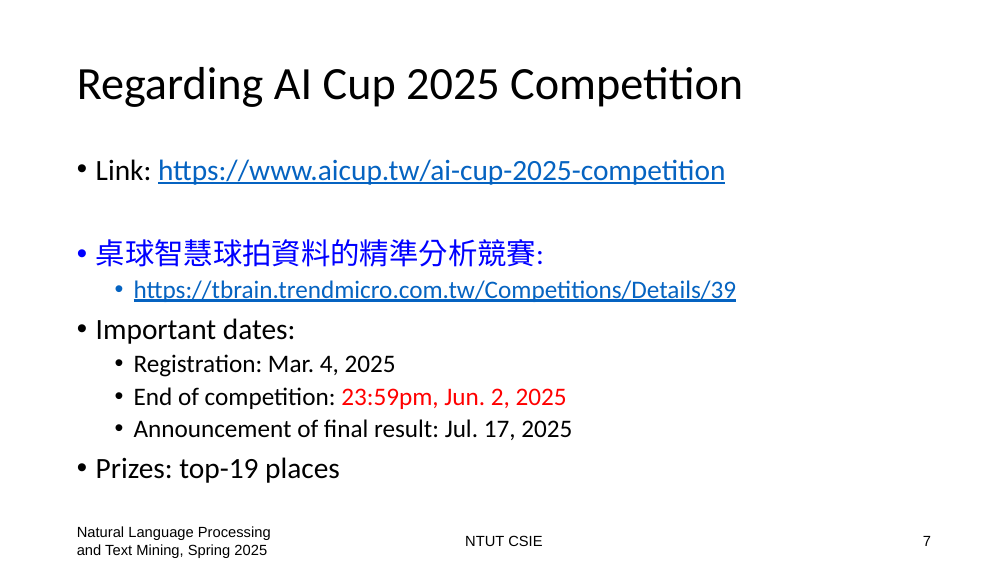
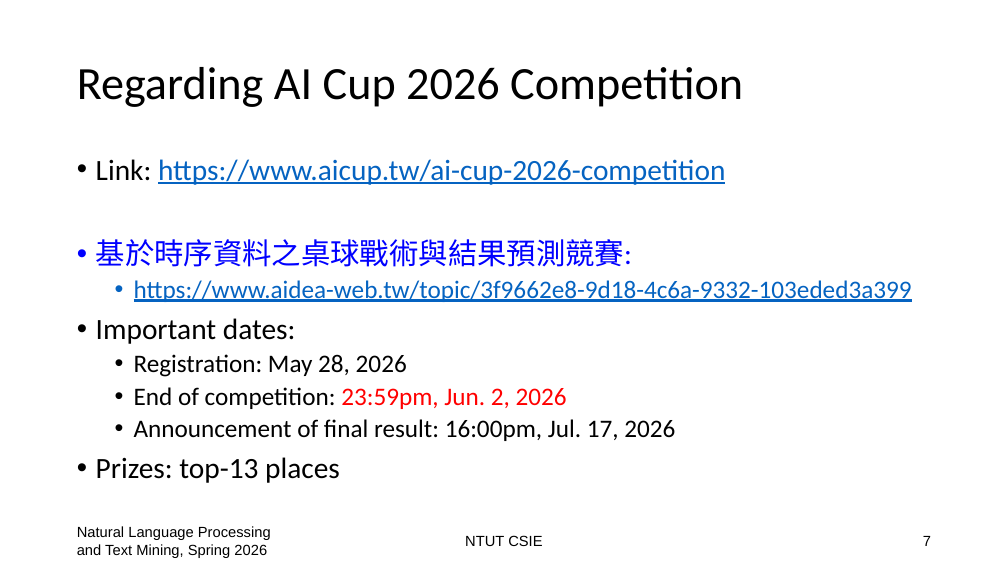
Before and after one commit to chriswjh/chriswjh.github.io, a slide deck: slide 7 of NLP_TM/proposal.pptx. Drawn at 1008x567 pixels with LibreOffice and Linux fonts; fonts in the diff are those of the drawing. Boxes give left, top, right and bottom in pixels: in the first picture for what was removed or moved away, otherwise in the second. Text is boxed around its words. In the diff, an @@ line names an element or a change of style, - is before the commit and + after.

```diff
--- a/NLP_TM/proposal.pptx
+++ b/NLP_TM/proposal.pptx
@@ title at (77,67,743,107): text changed @@
-Regarding AI Cup 2025 Competition
+Regarding AI Cup 2026 Competition
@@ text at (96,159,912,302): text changed @@
-• Link: https://www.aicup.tw/ai-cup-2025-competition
-• 桌球智慧球拍資料的精準分析競賽:
-  • https://tbrain.trendmicro.com.tw/Competitions/Details/39
+• Link: https://www.aicup.tw/ai-cup-2026-competition
+• 基於時序資料之桌球戰術與結果預測競賽:
+  • https://www.aidea-web.tw/topic/3f9662e8-9d18-4c6a-9332-103eded3a399
@@ text at (96,354,675,483): text changed @@
-  • Registration: Mar. 4, 2025
-  • End of competition: 23:59pm, Jun. 2, 2025
-  • Announcement of final result: Jul. 17, 2025
-• Prizes: top-19 places
+  • Registration: May 28, 2026
+  • End of competition: 23:59pm, Jun. 2, 2026
+  • Announcement of final result: 16:00pm, Jul. 17, 2026
+• Prizes: top-13 places
```
Also in this commit, not shown: 8 other slides changed, 1 other file.
